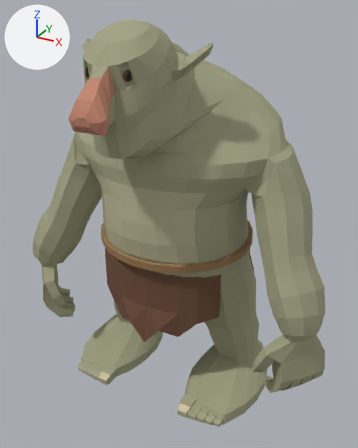
The glTF model creatures/experiments/boxmodel/abc/t7x/zoo/troll/stage4/troll.glb: old version first, new version second.
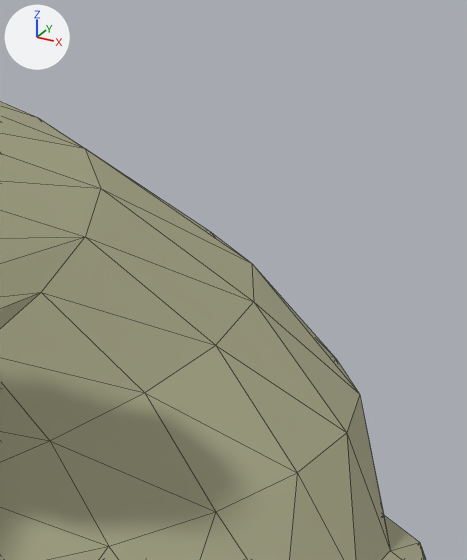
The first picture shows the older version from a 50 mm camera at (1.38, -2.29, 2.27) aimed at (0.1, 0.03, 1.11). The close-ups show the older and then the newer version on the part from 60% to 84% of the width and 10% to 33% of the height of that picture. Only the edits that show in the close-ups are written down. The lights are fixed; the arrows at upper left show +X, +Y and +Z. The close-ups show mesh edges as thin lines.

Objects in the first close-up: 'body'.
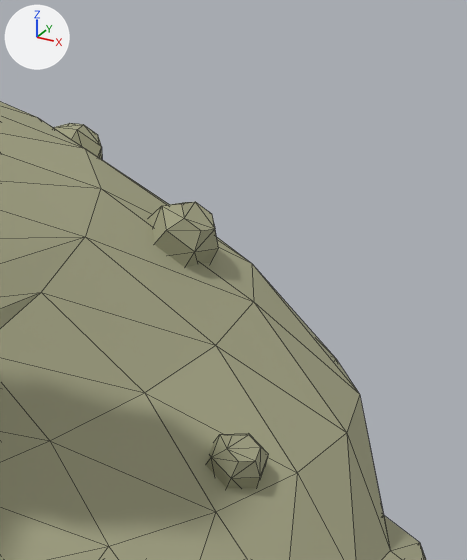
The change, as a diff of the scene's bpy script:
```diff
--- a/creatures/experiments/boxmodel/abc/t7x/zoo/troll/stage4/troll.glb.py
+++ b/creatures/experiments/boxmodel/abc/t7x/zoo/troll/stage4/troll.glb.py
@@ me_wart @@
+me_wart.from_pydata(...)  # 108 vertices, 192 faces; spans x -0.549..0.549, y 0.09..0.394, z 1.653..1.95
+me_wart.materials.append(mat_skin)
@@ ob_piece_wart @@
+ob_piece_wart = bpy.data.objects.new('piece_wart', me_wart)
+ob_piece_wart.location = (0.0, 0.0, 0.0)
```

Changed parts and their boxes (x1, y1, x2, y2) in the close-ups (467 x 560 px):
'piece_wart', added
    after: (54, 123, 269, 488)
